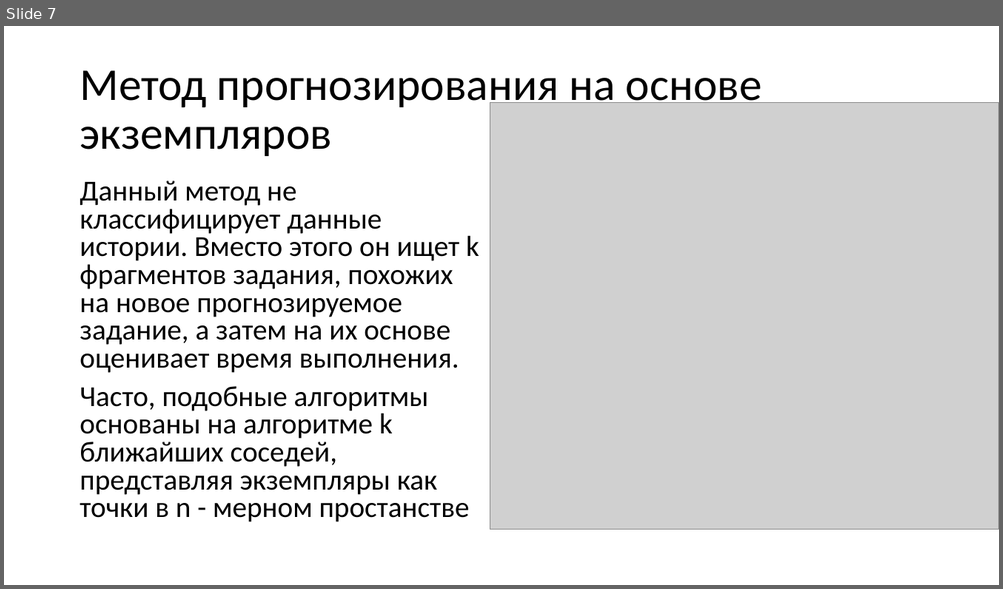
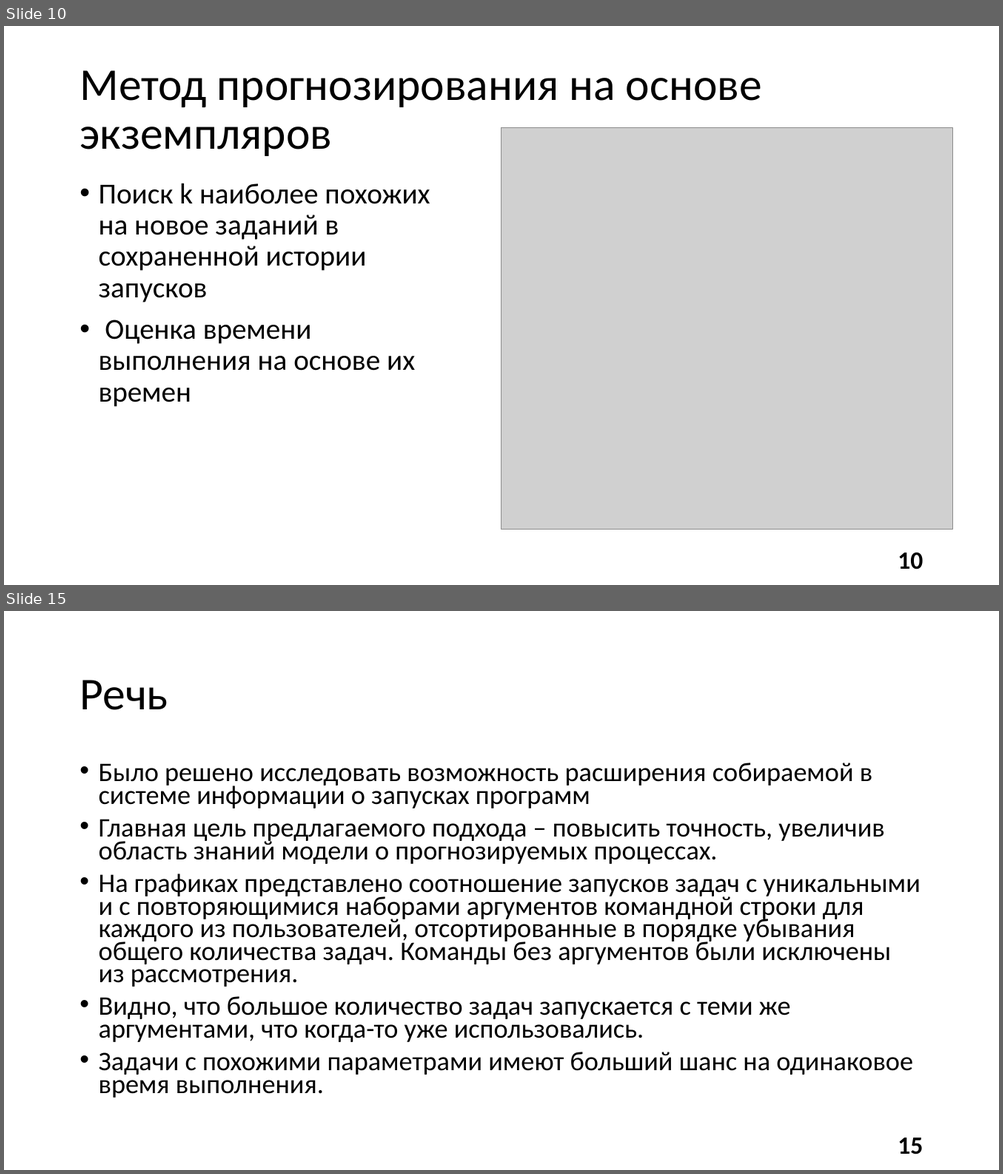
Before and after one commit to alexmeshr/task_time_prediction, a slide deck: presentation.pptx. Shown one above the other, each under a label of ours: slide 7 before the commit, slides 10 and 15 after it; the slides between them are not shown. The pictures are 1003x589 and 1003x1174 pixels, drawn with LibreOffice and Linux fonts; fonts in the diff are those of the drawing; grey boxes stand for pictures. Boxes give left, top, right and bottom in pixels: in the first picture for what was removed or moved away, otherwise in the second. Text is boxed around its words. In the diff, an @@ line names an element or a change of style, - is before the commit and + after.

```diff
--- a/presentation.pptx
+++ b/presentation.pptx
@@ slide 15 added at [4,611,999,1170], background #FFFFFF @@
@@ title added at [79,680,168,710], 44 pt, text #000000 @@
+Речь
@@ text added at [99,763,920,1098], 25.9 pt, text #000000 @@
+• Было решено исследовать возможность расширения собираемой в системе информации о запусках программ
+• Главная цель предлагаемого подхода – повысить точность, увеличив область знаний модели о прогнозируемых процессах.
+• На графиках представлено соотношение запусков задач с уникальными и с повторяющимися наборами аргументов командной строки для каждого из пользователей, отсортированные в порядке убывания общего количества задач. Команды без аргументов были исключены из рассмотрения.
+• Видно, что большое количество задач запускается с теми же аргументами, что когда-то уже использовались.
+• Задачи с похожими параметрами имеют больший шанс на одинаковое время выполнения.
@@ page number added at [897,1138,922,1155], 24 pt, text #000000, bold @@
+15
@@ what was slide 7 is now slide 10 @@
@@ slide 10 changed as well @@
@@ picture: place and size @@
-picture at [489,102,999,530]
+picture at [502,128,952,531]
@@ text removed at [79,181,479,523] @@
-Данный метод не классифицирует данные истории. Вместо этого он ищет k фрагментов задания, похожих на новое прогнозируемое задание, а затем на их основе оценивает время выполнения.
-Часто, подобные алгоритмы основаны на алгоритме k ближайших соседей, представляя экземпляры как точки в n - мерном простанстве
@@ text added at [99,183,430,407], 28 pt, text #000000 @@
+• Поиск k наиболее похожих на новое заданий в сохраненной истории запусков
+• Оценка времени выполнения на основе их времен
@@ page number added at [897,553,922,570], 24 pt, text #000000, bold @@
+10
```
Also in this commit, not shown: 7 other slides changed, 19 other slides added, 3 slides removed, 11 other files.
